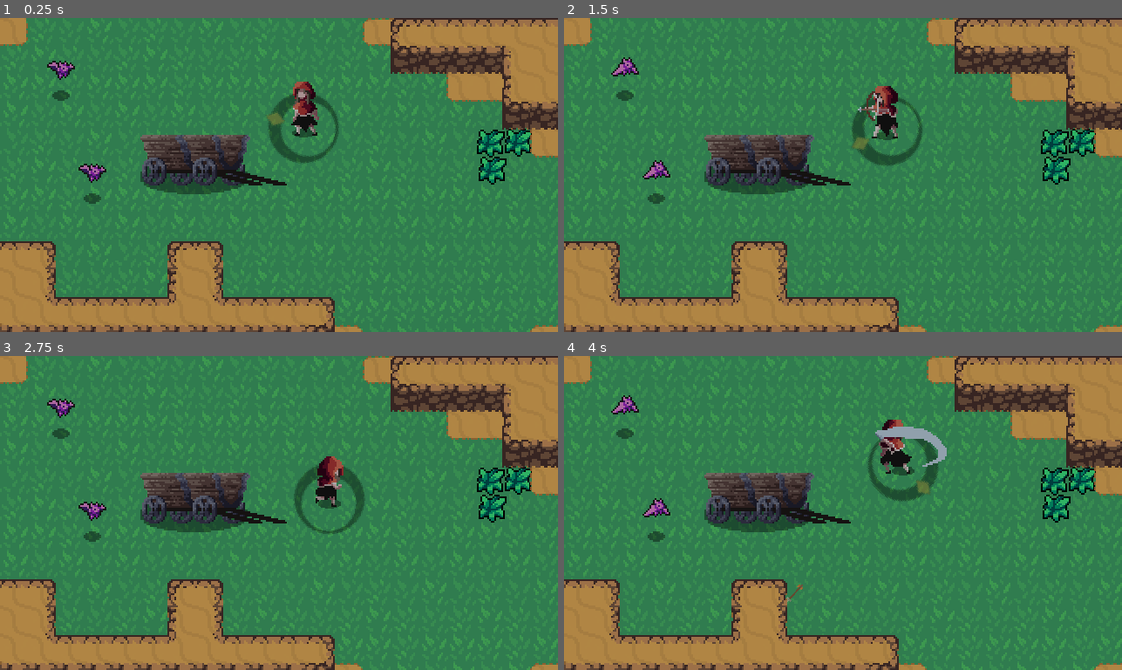
Above: before the commit, frames 1-4 (two rows, left to right).
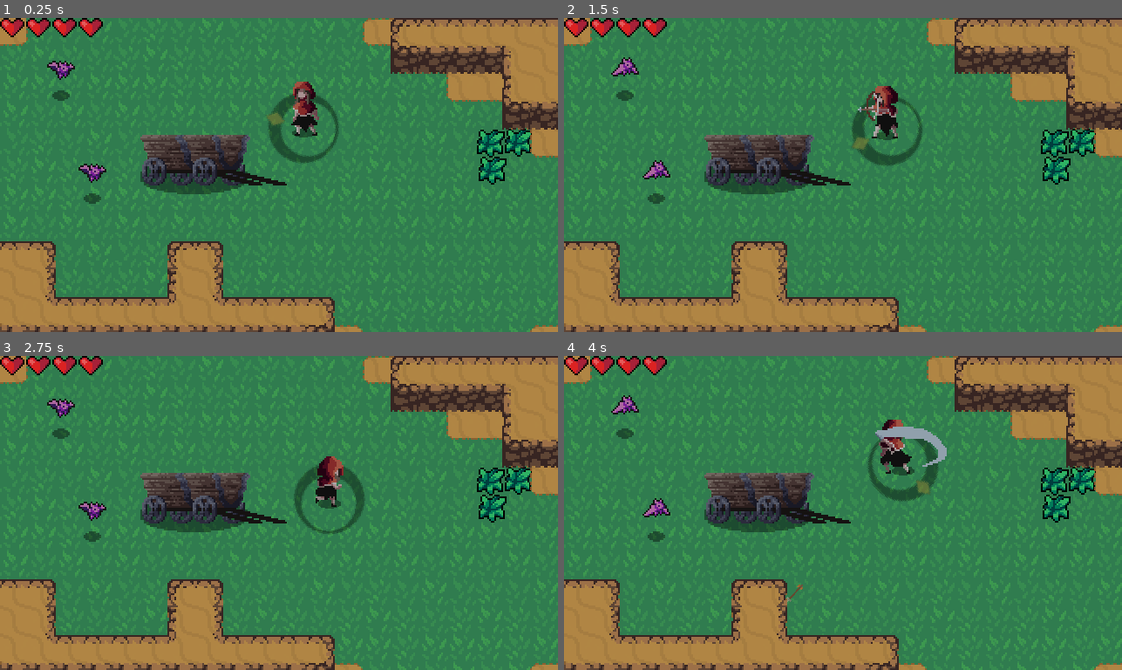
Above: after the commit, the same moments.

Repository: 2BytesGoat/godot-games
Game: Godot game, scene res://World/World.tscn
The game is run twice, just before and just after one commit, with the same random seed, the same clock (stepped at 60 frames per second) and the same inputs.
Inputs (mouse positions are in pixels of both pictures, inside the frame that each line leads up to):
- Up to frame 1 (0.25 s): no input
- Up to frame 2 (1.5 s): move the mouse to (965, 159) at 0.52 s; hold Right (ui_right) 0.53-1.28 s; click (965, 159) at 0.6 s; move the mouse to (731, 190) at 1.27 s; hold Down (ui_down) from 1.28 s (still down); right-click (731, 190) at 1.35 s
- Up to frame 3 (2.75 s): move the mouse to (334, 443) at 2.02 s; release Down (ui_down) at 2.03 s; hold Right (ui_right) from 2.03 s (still down); click (334, 443) at 2.1 s
- Up to frame 4 (4 s): move the mouse to (815, 575) at 2.77 s; release Right (ui_right) at 2.78 s; hold Up (ui_up) 2.78-3.53 s; right-click (815, 575) at 2.85 s; move the mouse to (1010, 560) at 3.52 s; hold Left (ui_left) from 3.53 s (still down); click (1010, 560) at 3.6 s

The runs differ from the first frame. In frame 1, 0.7% of the frame differs, in the area x 0-19%, y 0-7%; in frame 2, 0.7%; in frame 3, 0.7%; in frame 4, 0.7%.

Commit message:
Add hearthbar UI

Diff:
--- /dev/null
+++ b/hearthbeast_with_a_twist/HealthUI.gd
@@ -0,0 +1,24 @@
+extends Control
+
+var hearts = 4 setget set_hearts
+var max_hearts = 4 setget set_max_hearts
+
+onready var health_ui_empty = $HearthUIEmpty
+onready var health_ui_full = $HearthUIFull
+
+func set_hearts(value):
+	hearts = clamp(value, 0, max_hearts)
+	health_ui_full.margin_right = 15 * hearts
+
+func set_max_hearts(value):
+	max_hearts = max(value, 1)
+	self.hearts = min(max_hearts, self.hearts)
+	health_ui_empty.margin_right = 15 * max_hearts
+
+func _ready():
+	max_hearts = PlayerStats.max_health
+	hearts = PlayerStats.health
+	health_ui_empty.margin_right = 15 * max_hearts
+	health_ui_full.margin_right = 15 * hearts
+	PlayerStats.connect("health_changed", self, "set_hearts")
+	PlayerStats.connect("max_health_changed", self, "set_max_hearts")
--- a/hearthbeast_with_a_twist/Stats.gd
+++ b/hearthbeast_with_a_twist/Stats.gd
@@ -1,10 +1,22 @@
 extends Node
 
-export var max_health = 3
-onready var health = max_health setget set_health
+export var max_health = 3 setget set_max_health
+var health = 3 setget set_health
+
 signal no_health
+signal health_changed(value)
+signal max_health_changed(value)
+
+func set_max_health(value):
+	max_health = max(value, 1)
+	health = min(value, health)
+	emit_signal("max_health_changed", value)
 
 func set_health(value):
 	health = value
+	emit_signal("health_changed", value)
 	if health <= 0:
 		emit_signal("no_health")
+
+func _ready():
+	self.health = max_health
--- /dev/null
+++ b/hearthbeast_with_a_twist/UI/HealthUI.tscn
@@ -0,0 +1,32 @@
+[gd_scene load_steps=4 format=2]
+
+[ext_resource path="res://HealthUI.gd" type="Script" id=1]
+[ext_resource path="res://UI/HeartUIEmpty.png" type="Texture" id=2]
+[ext_resource path="res://UI/HeartUIFull.png" type="Texture" id=3]
+
+[node name="HealthUI" type="Control"]
+anchor_right = 1.0
+anchor_bottom = 1.0
+script = ExtResource( 1 )
+__meta__ = {
+"_edit_use_anchors_": false
+}
+
+[node name="HearthUIEmpty" type="TextureRect" parent="."]
+margin_right = 15.0
+margin_bottom = 11.0
+texture = ExtResource( 2 )
+stretch_mode = 2
+__meta__ = {
+"_edit_use_anchors_": false
+}
+
+[node name="HearthUIFull" type="TextureRect" parent="."]
+margin_right = 15.0
+margin_bottom = 11.0
+texture = ExtResource( 3 )
+expand = true
+stretch_mode = 2
+__meta__ = {
+"_edit_use_anchors_": false
+}
--- a/hearthbeast_with_a_twist/World/World.tscn
+++ b/hearthbeast_with_a_twist/World/World.tscn
@@ -7,6 +7,7 @@
 [ext_resource path="res://World/Assets/DirtTileset.png" type="Texture" id=5]
 [ext_resource path="res://World/Assets/GrassBackground.png" type="Texture" id=6]
 [ext_resource path="res://World/Grass.tscn" type="PackedScene" id=7]
+[ext_resource path="res://UI/HealthUI.tscn" type="PackedScene" id=8]
 
 [sub_resource type="TileSet" id=1]
 0/name = "DirtTileset.png 0"
@@ -530,3 +531,5 @@
 
 [node name="Bat2" parent="YSort" instance=ExtResource( 3 )]
 position = Vector2( 53.1082, 103.311 )
+
+[node name="HealthUI" parent="." instance=ExtResource( 8 )]
Binary file added: hearthbeast_with_a_twist/UI/HeartUIEmpty.png
Binary file added: hearthbeast_with_a_twist/UI/HeartUIFull.png
Not shown: 1 places in hearthbeast_with_a_twist/World/World.tscn that only renumber resources
